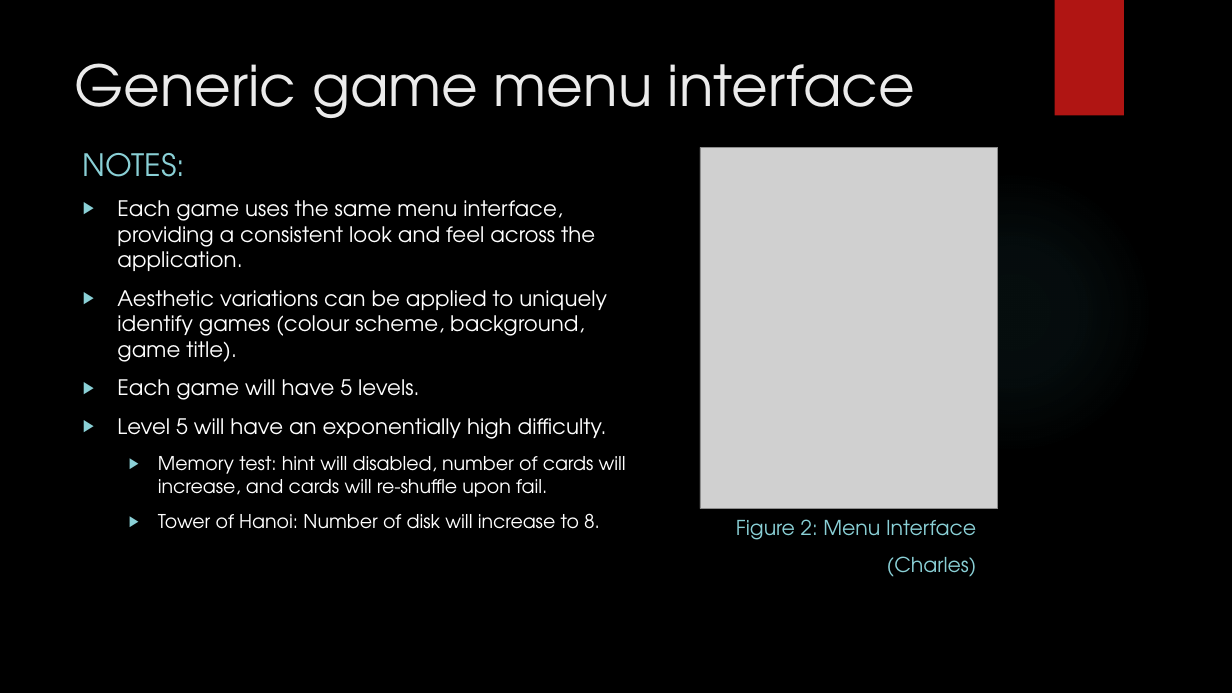
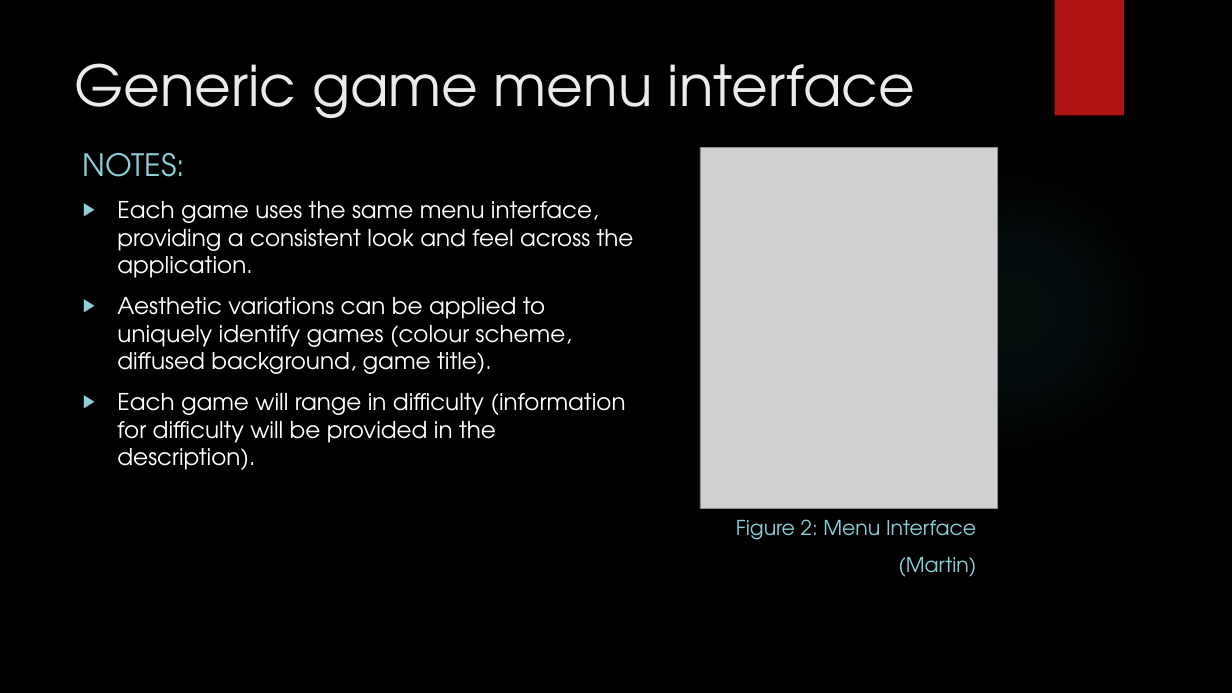
Before and after one commit to IgnitionOrk/SCaR_Arcade, a slide deck: slide 6 of SCaRArcade.pptx (slide 5 before the commit). Drawn at 1232x693 pixels with LibreOffice and Linux fonts; fonts in the diff are those of the drawing; grey boxes stand for pictures; background and template pictures are left out. Boxes give left, top, right and bottom in pixels: in the first picture for what was removed or moved away, otherwise in the second. Text is boxed around its words. In the diff, an @@ line names an element or a change of style, - is before the commit and + after.

```diff
--- a/SCaRArcade.pptx
+++ b/SCaRArcade.pptx
@@ text at bbox=[117, 201, 634, 278]: size 16.6 to 18 pt in "Each game uses the same menu interface, ..." @@
@@ text at bbox=[117, 297, 626, 470]: text changed; size 16.6 to 18 pt @@
-▶ Aesthetic variations can be applied to uniquely identify games (colour scheme, background, game title).
-▶ Each game will have 5 levels.
-▶ Level 5 will have an exponentially high difficulty.
-  ▶ Memory test: hint will disabled, number of cards will increase, and cards will re-shuffle upon fail.
-  ▶ Tower of Hanoi: Number of disk will increase to 8.
+▶ Aesthetic variations can be applied to uniquely identify games (colour scheme, diffused background, game title).
+▶ Each game will range in difficulty (information for difficulty will be provided in the description).
@@ text at bbox=[898, 557, 976, 577]: text changed @@
-(Charles)
+(Martin)
```
Also in this commit, not shown: 6 other slides changed, 5 slides added.
